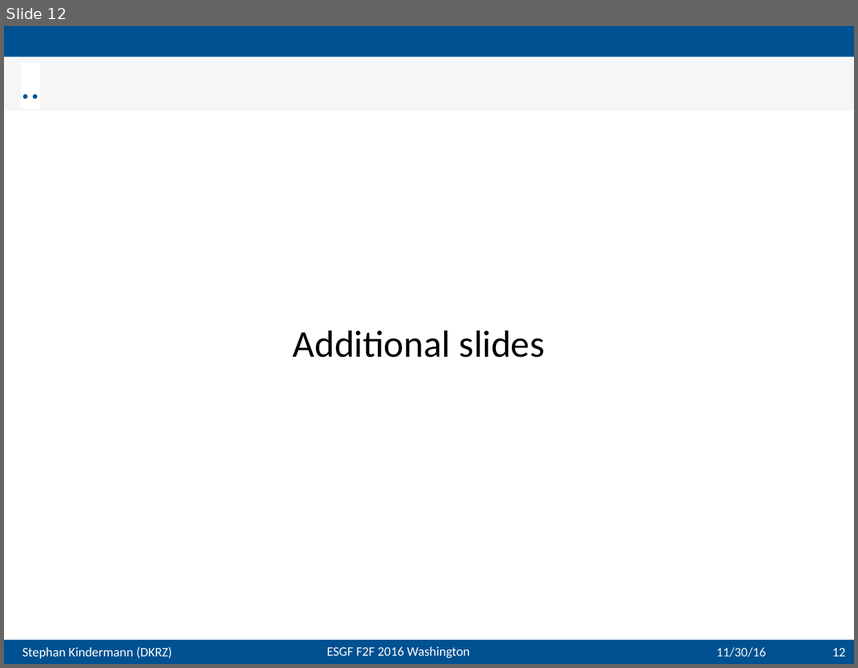
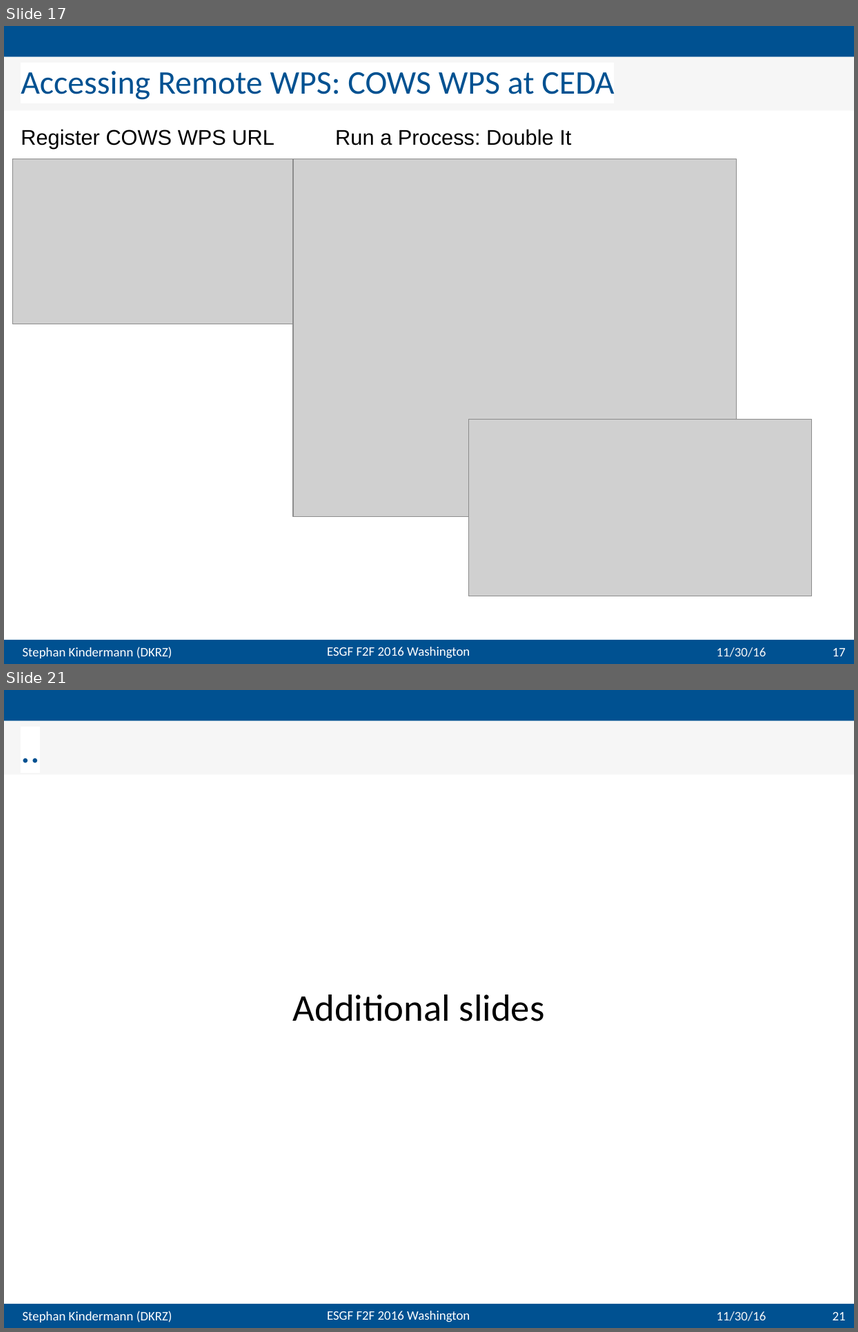
Before and after one commit to bird-house/birdhouse-docs, a slide deck: slides/birdhouse-esgf-f2f-2016/birdhouse-esgf-f2f-2016_dkrz.odp. Shown one above the other, each under a label of ours: slide 12 before the commit, slides 17 and 21 after it; the slides between them are not shown. The pictures are 858x668 and 858x1332 pixels, drawn with LibreOffice and Linux fonts; fonts in the diff are those of the drawing; grey boxes stand for pictures; background and template pictures are left out. Boxes give left, top, right and bottom in pixels: in the first picture for what was removed or moved away, otherwise in the second. Text is boxed around its words. In the diff, an @@ line names an element or a change of style, - is before the commit and + after.

```diff
--- a/slides/birdhouse-esgf-f2f-2016/birdhouse-esgf-f2f-2016_dkrz.odp
+++ b/slides/birdhouse-esgf-f2f-2016/birdhouse-esgf-f2f-2016_dkrz.odp
@@ slide 17 added at [4, 26, 854, 664], background #FFFFFF; not listed: 4 template elements that a slide beside it also shows @@
@@ title added at [4, 56, 854, 110], fill #F6F6F6, 28 pt, text #005191 @@
+Accessing Remote WPS: COWS WPS at CEDA
@@ text added at [21, 129, 274, 148], 18 pt, text #000000 @@
+Register COWS WPS URL
@@ text added at [335, 129, 571, 145], 18 pt, text #000000 @@
+Run a Process: Double It
@@ picture added at [12, 158, 412, 323] @@
@@ picture added at [293, 158, 737, 516] @@
@@ picture added at [469, 419, 811, 595] @@
@@ text added at [717, 647, 766, 657], 11 pt, text #F6F6F6 @@
+11/30/16
@@ page number added at [833, 648, 846, 656], 11 pt, text #FFFFFF @@
+17
@@ what was slide 12 is now slide 21 @@
@@ page number at [833, 1311, 846, 1320]: text changed @@
-12
+21
```
Also in this commit, not shown: 9 other slides added, 2 slides removed.
